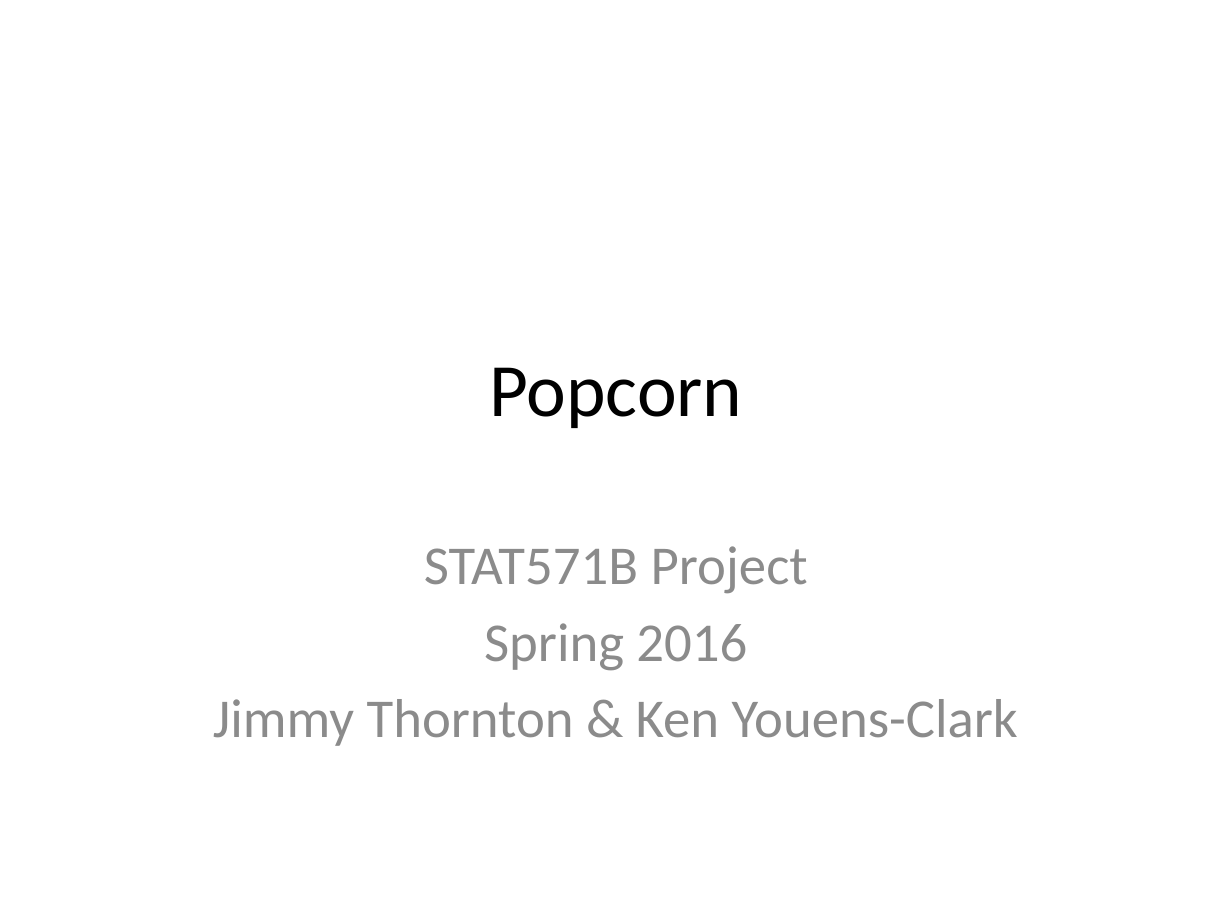
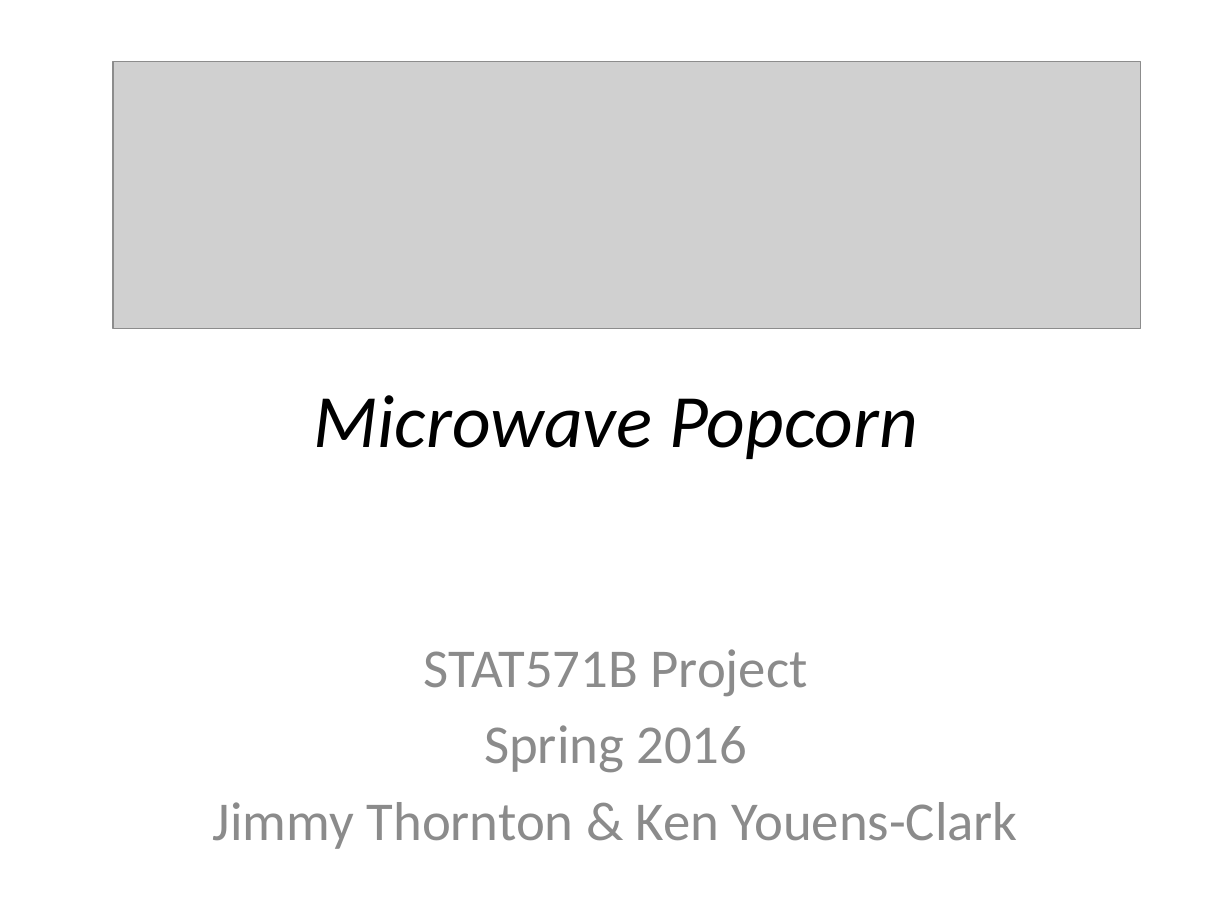
Before and after one commit to RabbitA/stat571, a slide deck: slide 1 of project/thornton-clark-popcorn.pptx. Drawn at 1232x924 pixels with LibreOffice and Linux fonts; fonts in the diff are those of the drawing; grey boxes stand for pictures. Boxes give left, top, right and bottom in pixels: in the first picture for what was removed or moved away, otherwise in the second. Text is boxed around its words. In the diff, an @@ line names an element or a change of style, - is before the commit and + after.

```diff
--- a/project/thornton-clark-popcorn.pptx
+++ b/project/thornton-clark-popcorn.pptx
@@ picture added at [113, 62, 1141, 329] @@
@@ title at [313, 395, 917, 459]: text changed; italic on @@
-Popcorn
+Microwave Popcorn
@@ subtitle "STAT571B Project": place and size @@
-subtitle "STAT571B Project" at [213, 546, 1018, 746]
+subtitle "STAT571B Project" at [213, 649, 1018, 849]
```
Also in this commit, not shown: 4 other slides changed, 3 slides added, 1 slide removed, 7 other files.
